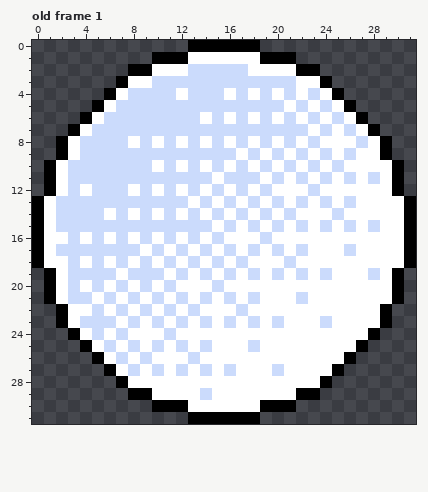
Pixel-art file, stored at Sprites/golfball.aseprite. Above is the file before it was changed.
32x32 pixels, 1 frame. Shown: old frame 1. The commit also changed other frames, which this record leaves out.
Once edited:
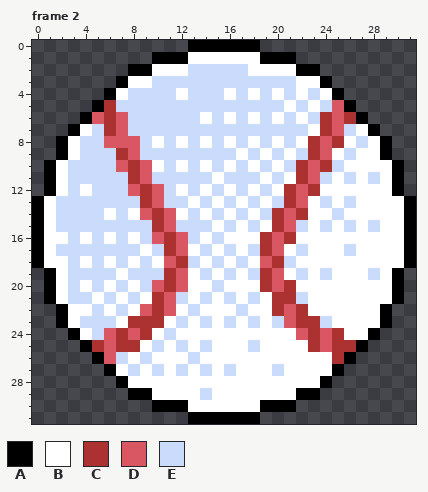
Palette (. is transparent): A #000000  B #ffffff  C #ac3232  D #d95763  E #cbdbfc
A new or re-ordered frame is compared with the old frame closest to it.
Difference:
frames 1 -> 4
--- frame 2 is new; against old frame 1
@@ x 0..31 @@
  4 ......ABEEEEBEEEBEBEBEBEBA......
- 5 .....ABEEEEEEEEEEEEEEBEBEBA.....
- 6 ....ABEEEEEEEEBEBEBEBEBEBEBA....
- 7 ...ABEEEEEEEEEEEEEEEEEEBEBEBA...
- 8 ..ABEEEEBEBEBEBEBEBEBEBEBBBEBA..
- 9 ..ABEEEEEEEEEEEEEBEBEBEBEBEBBA..
-10 .ABEEEEEEEBEBEBEBEBEBEBEBEBBBBA.
-11 .ABEEEEEEEEEEEEBEEEBEBEBEBEBEBA.
-12 .ABEBEEEBEBEBEBEBEBEBBBEBBBBBBA.
-13 ABEEEEEEEEEEEBEBEBEBEBEBEBEBBBBA
-14 ABEEEEBEBEBEBEBEBEBEBEBBBEBBBBBA
-15 ABEEEEEEEEEEEEEBEBEBEBEBEBEBEBBA
-16 ABBEBEBEBEBEBEBEBBBEBBBBBBBBBBBA
-17 ABEEEEEEEBEBEBEBEBEBEBEBBBEBBBBA
-18 ABBEBEBEBEBEBEBEBEBBBEBBBBBBBBBA
-19 .ABEEEEBEEEBEBEBEBEBEBEBEBBBEBA.
-20 .ABEBEBEBEBEBBBEBBBBBBBBBBBBBBA.
-21 .ABEEBEBEBEBEBEBEBEBBBEBBBBBBBA.
-22 ..ABBEBEBEBEBEBBBEBBBBBBBBBBBA..
-23 ..ABEEEBEBEBEBEBEBEBEBBBEBBBBA..
-24 ...ABEBEBBBEBBBBBBBBBBBBBBBBA...
-25 ....ABEBEBEBEBEBBBEBBBBBBBBA....
-26 .....ABEBEBBBEBBBBBBBBBBBBA.....
+ 5 .....ACEEEEEEEEEEEEEEBEBEDA.....
+ 6 ....ADCDEEEEEEBEBEBEBEBECDCA....
+ 7 ...ABECDEEEEEEEEEEEEEEEBCDEBA...
+ 8 ..ABEEDDDEBEBEBEBEBEBEBCDCBEBA..
+ 9 ..ABEEECDEEEEEEEEBEBEBECDBEBBA..
+10 .ABEEEEDCDBEBEBEBEBEBECDCEBBBBA.
+11 .ABEEEEECDEEEEEBEEEBEBCDEBEBEBA.
+12 .ABEBEEEDCDEBEBEBEBEBCDCBBBBBBA.
+13 ABEEEEEEECDEEBEBEBEBECDBEBEBBBBA
+14 ABEEEEBEBDCDBEBEBEBECDCBBEBBBBBA
+15 ABEEEEEEEECDEEEBEBEBCDEBEBEBEBBA
+16 ABBEBEBEBEDCDEBEBBBCDCBBBBBBBBBA
+17 ABEEEEEEEBECDBEBEBECDBEBBBEBBBBA
+18 ABBEBEBEBEBDCEBEBEBDCEBBBBBBBBBA
+19 .ABEEEEBEEECDBEBEBECDBEBEBBBEBA.
+20 .ABEBEBEBEDCDBBEBBBCDCBBBBBBBBA.
+21 .ABEEBEBEBCDEBEBEBEBCCEBBBBBBBA.
+22 ..ABBEBEBDCDBEBBBEBBCDCBBBBBBA..
+23 ..ABEEEBCCCBEBEBEBEBEDCCEBBBBA..
+24 ...ABEDCDCBEBBBBBBBBBBDCDCBBA...
+25 ....ACDCCBEBEBEBBBEBBBBCDCCA....
+26 .....ADEBEBBBEBBBBBBBBBBBCA.....
 27 ......ABEBEBEBEBEBBBEBBBBA......
Changed places in both pictures, as pixel boxes (x1, y1, x2, y2):
changed: (92, 100, 188, 364)
changed: (260, 100, 356, 364)
